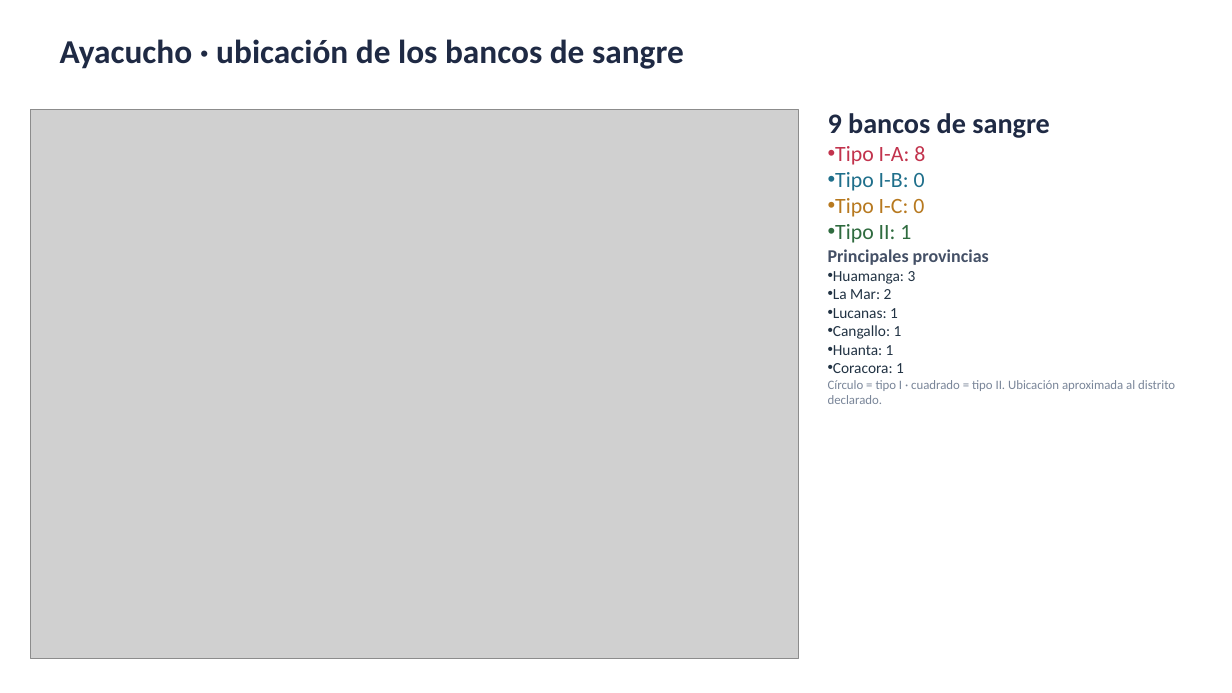
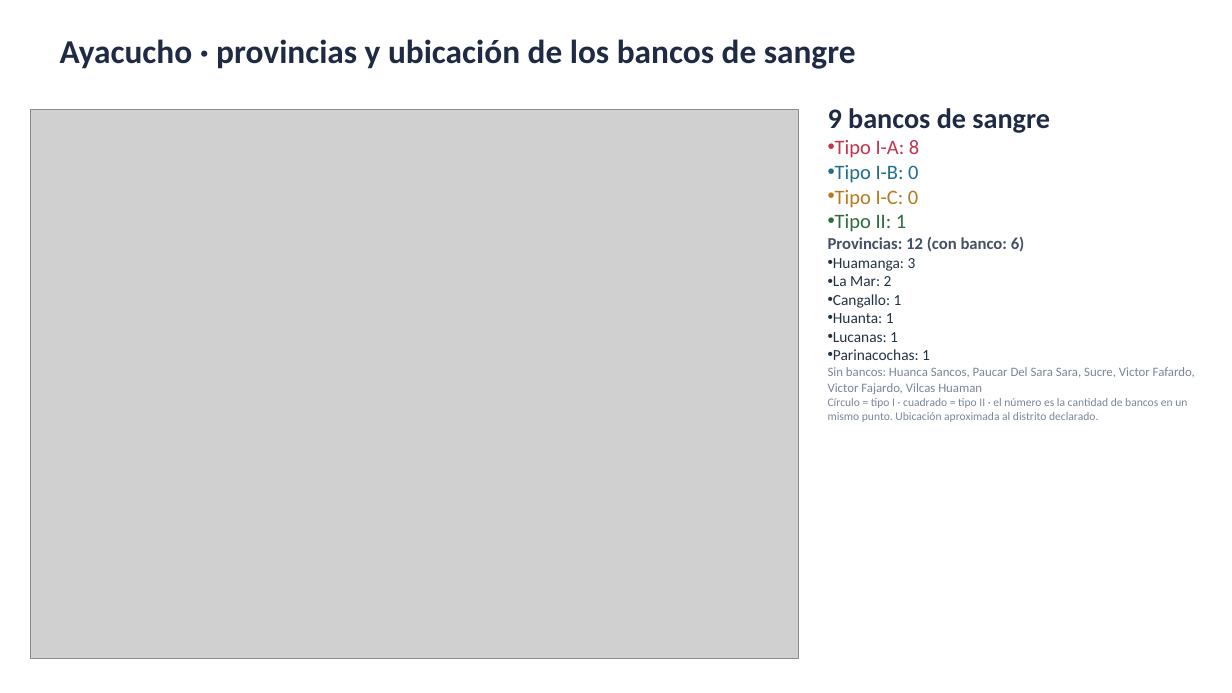
Before and after one commit to rojasarca-code/geolocalizacion-bancos-sangre-diban, a slide deck: slide 9 of datos/Bancos_de_sangre_por_region.pptx. Drawn at 1232x693 pixels with LibreOffice and Linux fonts; fonts in the diff are those of the drawing; grey boxes stand for pictures. Boxes give left, top, right and bottom in pixels: in the first picture for what was removed or moved away, otherwise in the second. Text is boxed around its words. In the diff, an @@ line names an element or a change of style, - is before the commit and + after.

```diff
--- a/datos/Bancos_de_sangre_por_region.pptx
+++ b/datos/Bancos_de_sangre_por_region.pptx
@@ text at (60, 39, 856, 69): text changed @@
-Ayacucho · ubicación de los bancos de sangre
+Ayacucho · provincias y ubicación de los bancos de sangre
@@ text at (835, 140, 919, 232): size 17 to 16 pt in "Tipo I-A: 8", "Tipo I-B: 0", "Tipo I-C: 0", "Tipo II: 1" @@
@@ text at (828, 237, 1025, 252): text changed; size 14 to 13 pt @@
-Principales provincias
+Provincias: 12 (con banco: 6)
@@ text at (833, 308, 898, 318): paragraph removed @@
-• Lucanas: 1
@@ text at (828, 332, 1195, 422): text changed; size 10 to 9 pt @@
-• Coracora: 1
-Círculo = tipo I · cuadrado = tipo II. Ubicación aproximada al distrito declarado.
+• Lucanas: 1
+• Parinacochas: 1
+Sin bancos: Huanca Sancos, Paucar Del Sara Sara, Sucre, Victor Fafardo, Victor Fajardo, Vilcas Huaman
+Círculo = tipo I · cuadrado = tipo II · el número es la cantidad de bancos en un mismo punto. Ubicación aproximada al distrito declarado.
```
Also in this commit, not shown: 24 other slides changed.
